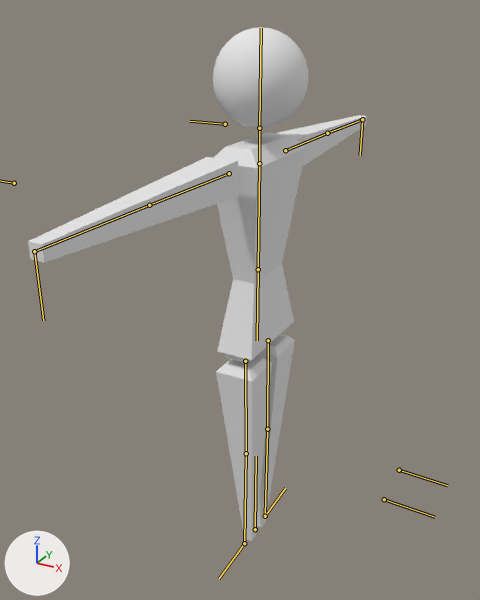
The Blender file 3DGameAssets/Player.blend, before and after one commit.
One viewpoint serves both versions: a 50 mm lens placed at (0.363, -0.708, 0.733), pointed at (-0.009, -0.032, 0.395). The lights are fixed; the arrows at lower left show +X, +Y and +Z. The bones that bend it are drawn over the model as lines.

The first picture shows 'Player_Mesh'.
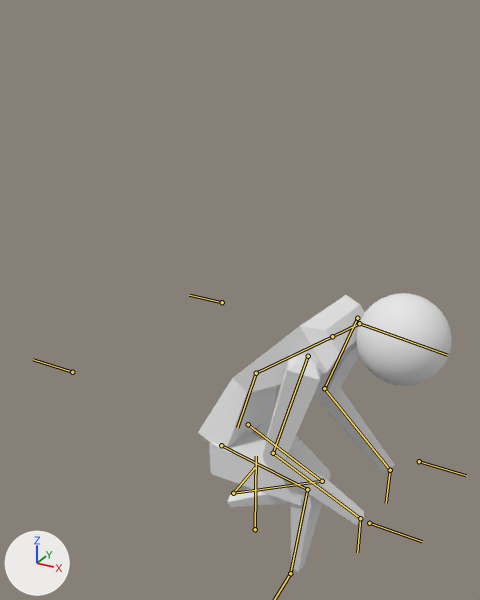
The newer file adds an action. The first version stands in its rest pose; the second is drawn at frame 3 of the action 'P_JumpDown'.

The edits, one by one:
Bone 'Torso' (bone_torso) moves from (0.0, 0.0, 0.0) to (-0.001, -0.152, 0.0).
Bone 'Torso' (bone_torso) turns from (0, 0, 0) to (0, -5, -52) degrees about its own x, y and z.
Bone 'Head' (bone_head) turns from (0, 0, 0) to (-4, 3, -46) degrees about its own x, y and z.
Bone 'Hips' (bone_hips) turns from (0, 0, 0) to (2, 2, -36) degrees about its own x, y and z.
Bone 'RKnee' (bone_rknee) moves from (0.0, 0.0, 0.0) to (0.043, -0.004, -0.005).
Bone 'RFootIK' (bone_rfootik) moves from (0.0, 0.0, 0.0) to (-0.084, 0.02, 0.0).
Bone 'RHandIK' (bone_rhandik) moves from (0.0, 0.0, 0.0) to (0.174, 0.436, 0.326).
Bone 'RElbow' (bone_relbow) moves from (0.0, 0.0, 0.0) to (0.044, -0.008, -0.245).
Bone 'LKnee' (bone_lknee) moves from (0.0, 0.0, 0.0) to (-0.049, 0.015, -0.013).
Bone 'LFootIK' (bone_lfootik) moves from (0.0, 0.0, 0.0) to (0.0, 0.024, -0.07).
Bone 'LHandIK' (bone_lhandik) moves from (0.0, 0.0, 0.0) to (0.184, 0.416, -0.321).
Bone 'LElbow' (bone_lelbow) moves from (0.0, 0.0, 0.0) to (-0.025, -0.006, -0.296).

What differs and where, as boxes (x1, y1, x2, y2) in the pictures (480 x 600 px):
'Player_Mesh', posed (25% narrower, 46% shorter): before (28, 27, 367, 541); after (198, 293, 452, 572)
bone 'Torso', root to tip: before (258, 269) to (259, 163); after (256, 373) to (332, 336)
bone 'Head', root to tip: before (259, 128) to (261, 28); after (359, 323) to (447, 355)
bone 'Hips', root to tip: before (258, 269) to (257, 340); after (256, 373) to (237, 427)
bone 'RKnee', root to tip: before (384, 499) to (435, 517); after (369, 523) to (422, 541)
bone 'RHandIK', root to tip: before (34, 251) to (43, 320); after (360, 518) to (357, 552)
bone 'LKnee', root to tip: before (399, 470) to (447, 485); after (419, 461) to (466, 475)
bone 'LFootIK', root to tip: before (265, 516) to (285, 488); after (233, 493) to (255, 467)
bone 'LHandIK', root to tip: before (362, 119) to (360, 155); after (390, 470) to (386, 503)
bone 'LElbow', root to tip: before (225, 124) to (189, 121); after (222, 302) to (189, 295)
